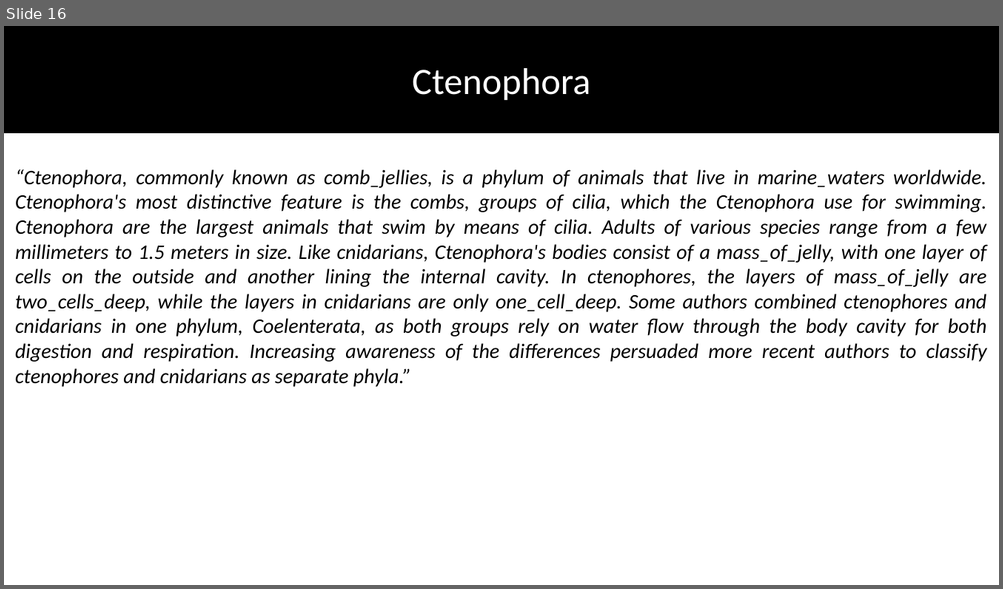
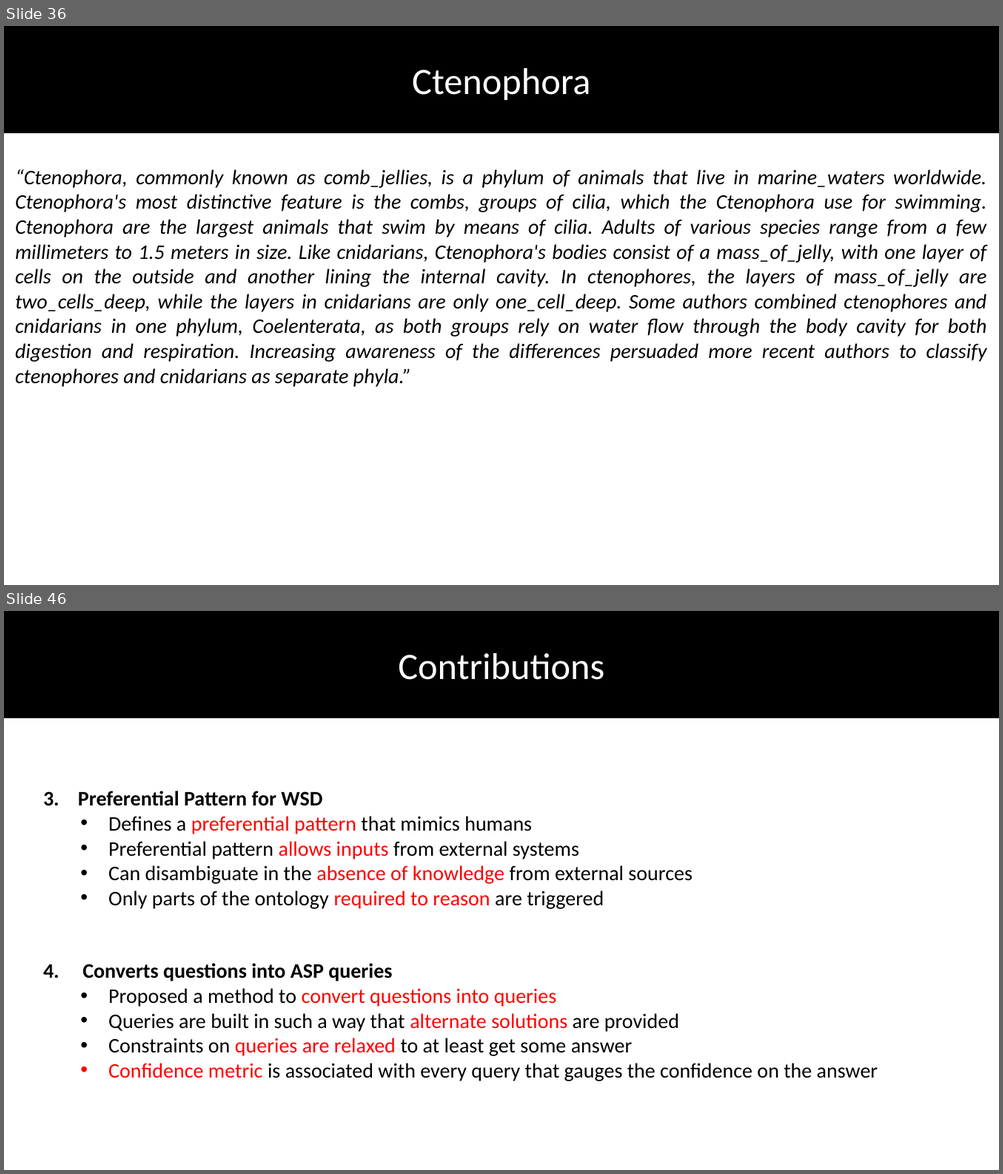
Before and after one commit to DhruvaPendharkar/thesis-project, a slide deck: Notes/ThesisPresentation.pptx. Shown one above the other, each under a label of ours: slide 16 before the commit, slides 36 and 46 after it; the slides between them are not shown. The pictures are 1003x589 and 1003x1174 pixels, drawn with LibreOffice and Linux fonts; fonts in the diff are those of the drawing. Boxes give left, top, right and bottom in pixels: in the first picture for what was removed or moved away, otherwise in the second. Text is boxed around its words. In the diff, an @@ line names an element or a change of style, - is before the commit and + after.

Commit message:
Adding Future Work and Contributions

```diff
--- a/Notes/ThesisPresentation.pptx
+++ b/Notes/ThesisPresentation.pptx
@@ slide 46 added at bbox=[4, 611, 999, 1170], background #FFFFFF @@
@@ rectangle added at bbox=[4, 611, 999, 718], fill #000000, outline #000000 1 pt @@
@@ text added at bbox=[398, 653, 604, 680], 36 pt, text #FFFFFF @@
+Contributions
@@ text added at bbox=[43, 791, 692, 909], 20 pt, text #000000 @@
+3. Preferential Pattern for WSD
+  • Defines a preferential pattern that mimics humans
+  • Preferential pattern allows inputs from external systems
+  • Can disambiguate in the absence of knowledge from external sources
+  • Only parts of the ontology required to reason are triggered
@@ text added at bbox=[43, 963, 878, 1082], 20 pt, text #000000 @@
+4. Converts questions into ASP queries
+  • Proposed a method to convert questions into queries
+  • Queries are built in such a way that alternate solutions are provided
+  • Constraints on queries are relaxed to at least get some answer
+  • Confidence metric is associated with every query that gauges the confidence on the answer
@@ what was slide 16 is now slide 36 @@
```
Also in this commit, not shown: 2 slides changed, 12 other slides added.
